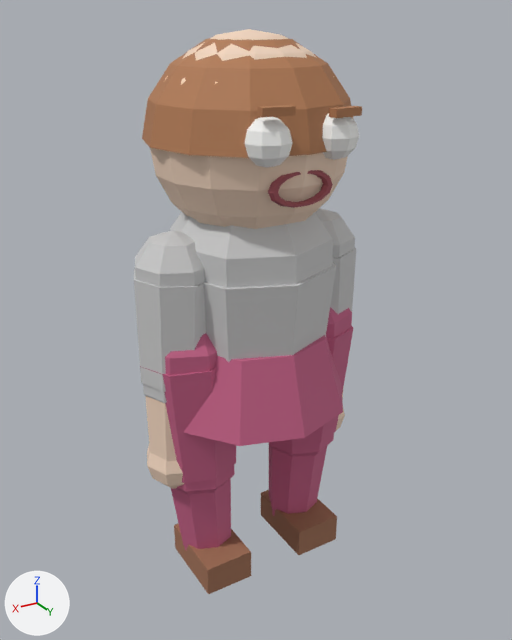
Two versions of the glTF model client/public/models/characters/mother.glb, one commit apart.
One viewpoint serves both versions: a camera (50 mm lens) standing at (1.1, 1.873, 1.836) and looking at (-0.012, 0.019, 0.909). Every picture has the same lights, and +X, +Y and +Z are marked at lower left. The picture after the commit comes second. Vertices at exactly the same position are counted once.

The first picture shows 'Body', 'Brow.L', 'EyeWhite.L', 'EyeWhite.R', 'HairCap', 'Head', 'Mouth' and 1 more.
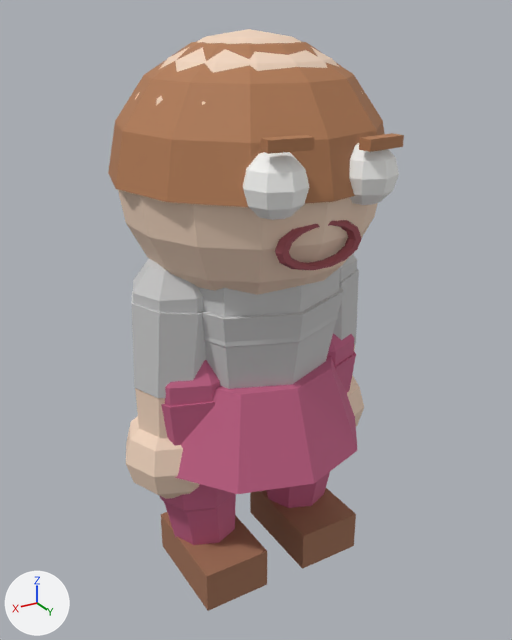
Changed parts and their boxes [x1, y1, x2, y2] in the pictures (512 x 640 px; the box of a moved part takes in the faces that stretch with it):
'Body', reshaped (7% wider, 7% shorter): before [134, 208, 356, 594]; after [126, 254, 364, 611]
'HairCap', reshaped (31% wider, 38% taller): before [142, 38, 353, 158]; after [108, 41, 384, 207]
'Head', reshaped (31% wider, 33% taller): before [150, 29, 348, 229]; after [118, 29, 378, 295]
'EyeWhite.R', moved, rescaled (34% wider, 33% taller): before [244, 117, 293, 168]; after [243, 152, 309, 220]
'EyeWhite.L', moved, rescaled (34% wider, 31% taller): before [322, 113, 359, 160]; after [349, 143, 399, 205]
'Mouth', moved, rescaled (33% wider, 31% taller): before [268, 170, 333, 208]; after [275, 220, 362, 270]
'Brow.L', moved, rescaled (35% wider, 54% taller): before [329, 106, 362, 118]; after [359, 133, 404, 152]
part 1 of me_cone, moved or reshaped: before [315, 208, 355, 258]; after [339, 254, 357, 282]
part 2 of me_cone, moved or reshaped: before [135, 230, 205, 287]; after [133, 259, 203, 313]
part 3 of me_cone, moved or reshaped (not visible afterwards): before [143, 384, 167, 404]
part 4 of me_cone, moved or reshaped: before [326, 307, 352, 338]; after [327, 333, 355, 366]
part 5 of me_cone, moved or reshaped (not visible afterwards): before [268, 433, 334, 457]
part 6 of me_cone, moved or reshaped: before [165, 333, 217, 375]; after [165, 360, 220, 406]
part 7 of me_cone, moved or reshaped: before [175, 465, 235, 495]; after [160, 491, 235, 513]
part 8 of me_cone, moved or reshaped (mostly hidden before): before [336, 409, 345, 430]; after [347, 375, 364, 426]
part 9 of me_cone, moved or reshaped: before [147, 446, 184, 489]; after [126, 416, 200, 499]
part 10 of me_cone, moved or reshaped: before [261, 490, 337, 555]; after [250, 488, 356, 569]
part 11 of me_cone, moved or reshaped: before [174, 523, 251, 594]; after [161, 512, 267, 611]
part 12 of me_cone, moved or reshaped: before [134, 212, 356, 549]; after [132, 269, 359, 545]

Diff of the bpy script that builds the scene:
```diff
--- a/client/public/models/characters/mother.glb.py
+++ b/client/public/models/characters/mother.glb.py
@@ me_cone @@
-me_cone.from_pydata(...)  # 876 vertices, 1624 faces; spans x -0.396..0.396, y -0.334..0.334, z 0.0..1.395
+me_cone.from_pydata(...)  # 876 vertices, 1624 faces; spans x -0.468..0.468, y -0.392..0.392, z 0.0..1.341
+# me_cone part 1: the loose piece of 34 vertices spanning x -0.389..-0.133, y -0.128..0.128, z 0.981..1.251 is scaled about its middle by 1.09, then moved by (0.0, 0.0, -0.081)
+# me_cone part 2: the loose piece of 34 vertices spanning x 0.133..0.389, y -0.128..0.128, z 0.981..1.251 is scaled about its middle by 1.09, then moved by (0.0, 0.0, -0.081)
+# me_cone part 3: the loose piece of 34 vertices spanning x 0.158..0.39, y -0.116..0.116, z 0.652..0.895 is scaled about its middle by 1.09, then moved by (0.013, 0.0, -0.018)
+# me_cone part 4: the loose piece of 34 vertices spanning x -0.388..-0.08, y -0.154..0.154, z 0.684..1.008 is scaled about its middle by 1.09, then moved by (0.0, 0.0, -0.099)
+# me_cone part 5: the loose piece of 34 vertices spanning x -0.342..-0.08, y -0.131..0.131, z 0.294..0.57 is scaled about its middle by 1.09, then moved by (-0.005, 0.0, -0.063)
+# me_cone part 6: the loose piece of 34 vertices spanning x 0.08..0.388, y -0.154..0.154, z 0.684..1.008 is scaled about its middle by 1.09, then moved by (0.0, 0.0, -0.099)
+# me_cone part 7: the loose piece of 34 vertices spanning x 0.08..0.342, y -0.131..0.131, z 0.294..0.57 is scaled about its middle by 1.09, then moved by (0.005, 0.0, -0.063)
+# me_cone part 8: the loose piece of 42 vertices spanning x -0.395..-0.179, y -0.108..0.108, z 0.36..0.576 is scaled about its middle by 1.53, then moved by (-0.016, 0.0, 0.036)
+# me_cone part 9: the loose piece of 42 vertices spanning x 0.179..0.395, y -0.108..0.108, z 0.36..0.576 is scaled about its middle by 1.53, then moved by (0.016, 0.0, 0.036)
+# me_cone part 10: the loose piece of 8 vertices spanning x -0.273..-0.102, y -0.095..0.176, z 0.0..0.108 is scaled about its middle by 1.37, then moved by (-0.005, 0.015, 0.02)
+# me_cone part 11: the loose piece of 8 vertices spanning x 0.102..0.273, y -0.095..0.176, z 0.0..0.108 is scaled about its middle by 1.37, then moved by (0.005, 0.015, 0.02)
+# me_cone part 12: 334 of 876 vertices moved; they spanned x -0.396..0.396, y -0.334..0.334, z 0.087..1.395 and now span x -0.419..0.419, y -0.392..0.392, z 0.102..1.341; mean shift (0.0, 0.0, -0.03); largest move (0.0, 0.164, 1.342) -> (0.0, 0.0, 0.729)
+# other edits to the shape of me_cone do not show in these pictures
 me_cone.materials.append(mat_team)
@@ me_cube_002 @@
-me_cube_002.from_pydata(...)  # 8 vertices, 12 faces; spans x -0.1556..-0.0622, y 0.3008..0.3403, z 1.5891..1.6118
+me_cube_002.from_pydata(...)  # 8 vertices, 12 faces; spans x -0.2083..-0.0833, y 0.4028..0.4558, z 1.5175..1.5479
+# me_cube_002 part 13: the whole mesh is scaled about its middle by 1.34, then moved by (-0.0369, 0.1088, -0.0677)
 me_cube_002.materials.append(mat_hair)
@@ me_sphere_021 @@
-me_sphere_021.from_pydata(...)  # 42 vertices, 80 faces; spans x -0.1754..-0.0423, y 0.2117..0.3447, z 1.4674..1.6004
+me_sphere_021.from_pydata(...)  # 42 vertices, 80 faces; spans x -0.2349..-0.0567, y 0.2835..0.4617, z 1.3545..1.5327
+# me_sphere_021 part 14: the whole mesh is scaled about its middle by 1.34, then moved by (-0.0369, 0.0944, -0.0903)
 me_sphere_021.materials.append(mat_eyewhite)
@@ me_sphere_023 @@
-me_sphere_023.from_pydata(...)  # 42 vertices, 80 faces; spans x 0.0423..0.1754, y 0.2117..0.3447, z 1.4674..1.6004
+me_sphere_023.from_pydata(...)  # 42 vertices, 80 faces; spans x 0.0567..0.2349, y 0.2835..0.4617, z 1.3545..1.5327
+# me_sphere_023 part 15: the whole mesh is scaled about its middle by 1.34, then moved by (0.0369, 0.0944, -0.0903)
 me_sphere_023.materials.append(mat_eyewhite)
@@ me_sphere_025 @@
-me_sphere_025.from_pydata(...)  # 49 vertices, 84 faces; spans x -0.321..0.321, y -0.321..0.321, z 1.498..1.796
+me_sphere_025.from_pydata(...)  # 49 vertices, 84 faces; spans x -0.43..0.43, y -0.43..0.43, z 1.395..1.795
+# me_sphere_025 part 16: the whole mesh is rebuilt
 me_sphere_025.materials.append(mat_hair)
@@ me_sphere_020 @@
-me_sphere_020.from_pydata(...)  # 128 vertices, 252 faces; spans x -0.295..0.295, y -0.302..0.302, z 1.195..1.8
+me_sphere_020.from_pydata(...)  # 128 vertices, 252 faces; spans x -0.395..0.395, y -0.405..0.405, z 0.99..1.8
+# me_sphere_020 part 17: 127 of 128 vertices moved; they spanned x -0.295..0.295, y -0.302..0.302, z 1.195..1.785 and now span x -0.395..0.395, y -0.405..0.405, z 0.99..1.78; mean shift (0.0, 0.0, -0.103); largest move (0.0, 0.178, 1.742) -> (0.0, 0.385, 1.27)
 me_sphere_020.materials.append(mat_skin)
@@ me_torus @@
-me_torus.from_pydata(...)  # 84 vertices, 168 faces; spans x -0.106..0.106, y 0.265..0.291, z 1.349..1.452
+me_torus.from_pydata(...)  # 84 vertices, 168 faces; spans x -0.142..0.142, y 0.355..0.39, z 1.196..1.334
+# me_torus part 18: the whole mesh is scaled about its middle by 1.34, then moved by (0.0, 0.094, -0.135)
 me_torus.materials.append(mat_mouth)
```
